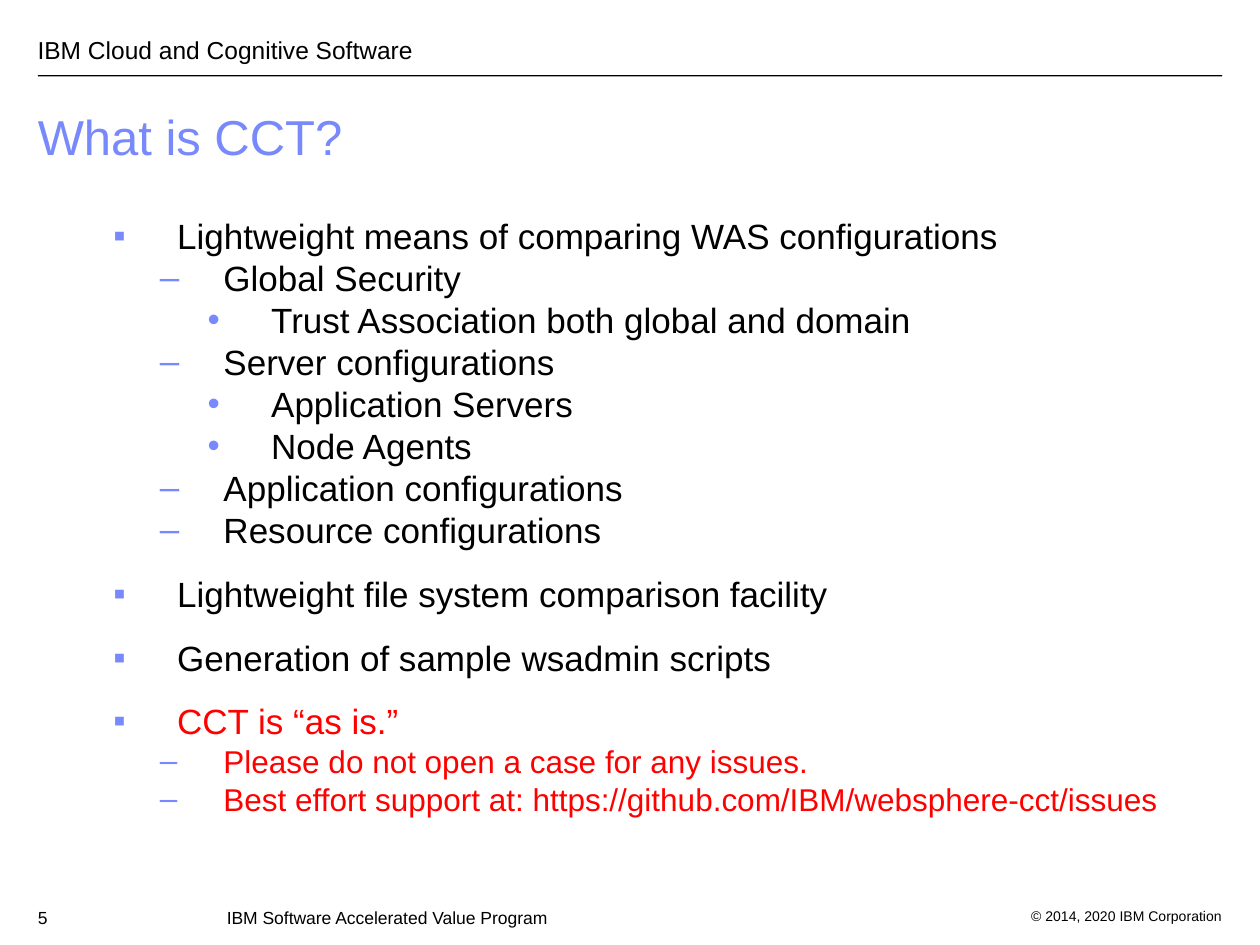
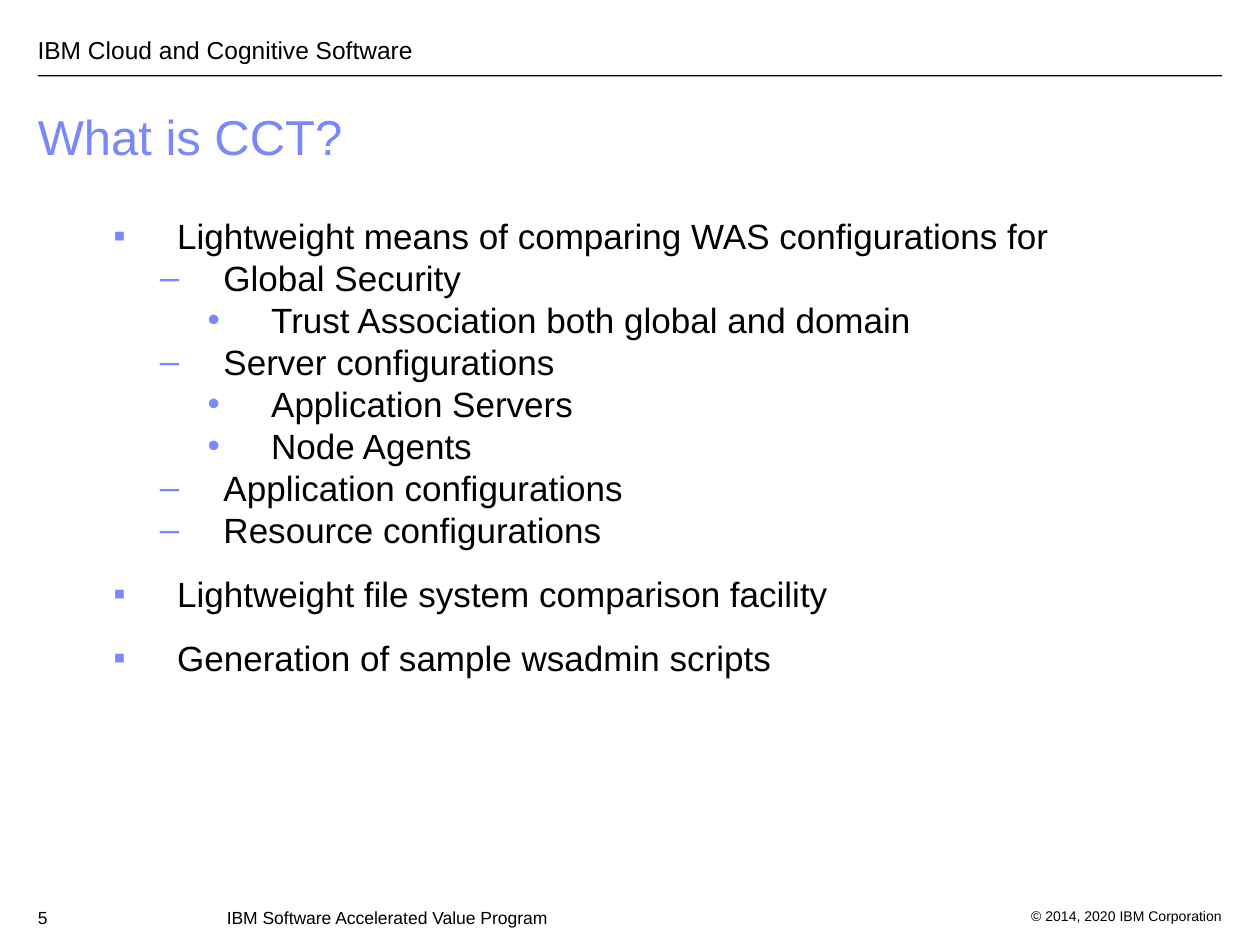
Before and after one commit to IBM/websphere-cct, a slide deck: slide 5 of WASConfigurationComparisonTool.ppt. Drawn at 1260x945 pixels with LibreOffice and Linux fonts; fonts in the diff are those of the drawing; background and template pictures are left out. Boxes give left, top, right and bottom in pixels: in the first picture for what was removed or moved away, otherwise in the second. Text is boxed around its words. In the diff, an @@ line names an element or a change of style, - is before the commit and + after.

```diff
--- a/WASConfigurationComparisonTool.ppt
+++ b/WASConfigurationComparisonTool.ppt
@@ text at [177,223,1048,255]: text changed @@
-▪ Lightweight means of comparing WAS configurations
+▪ Lightweight means of comparing WAS configurations for
@@ text at [177,708,1158,817]: paragraphs removed @@
-▪ CCT is “as is.”
-  – Please do not open a case for any issues.
-  – Best effort support at: https://github.com/IBM/websphere-cct/issues
```
Also in this commit, not shown: 4 other slides changed, 1 slide added, 1 other file.
